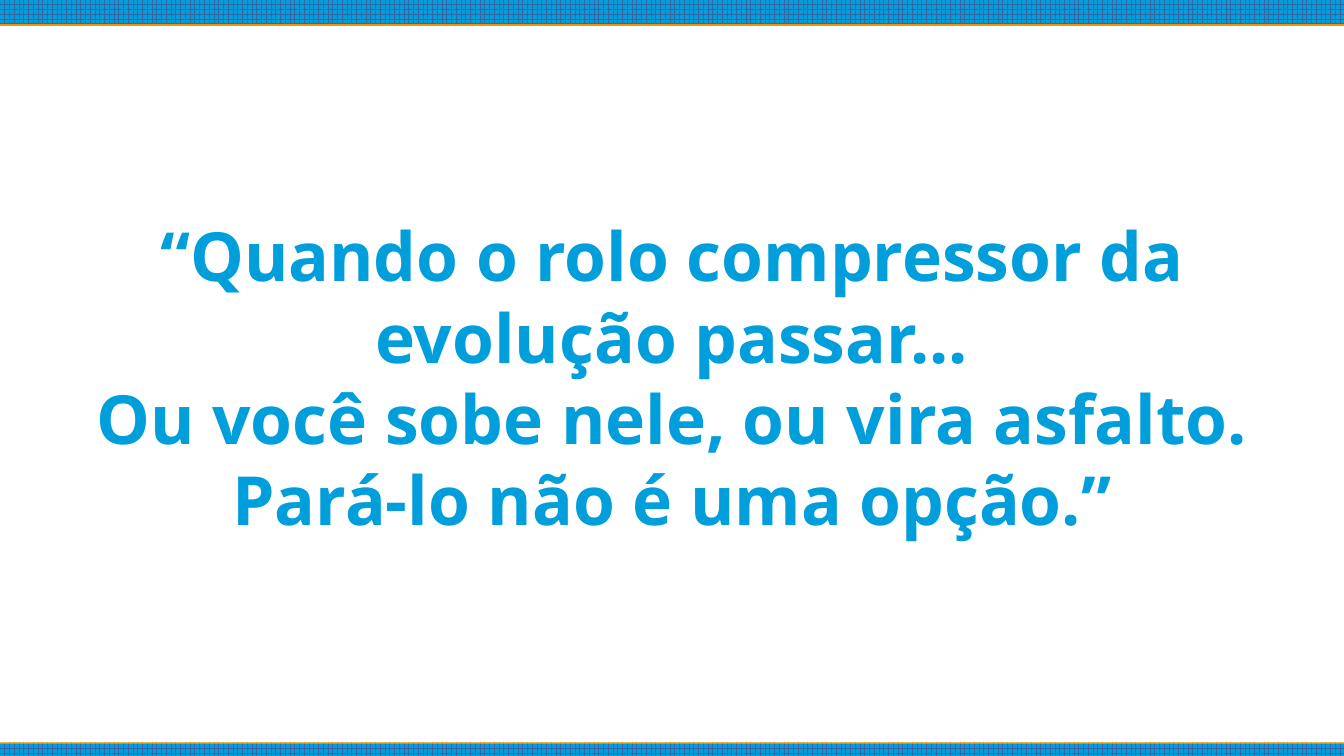
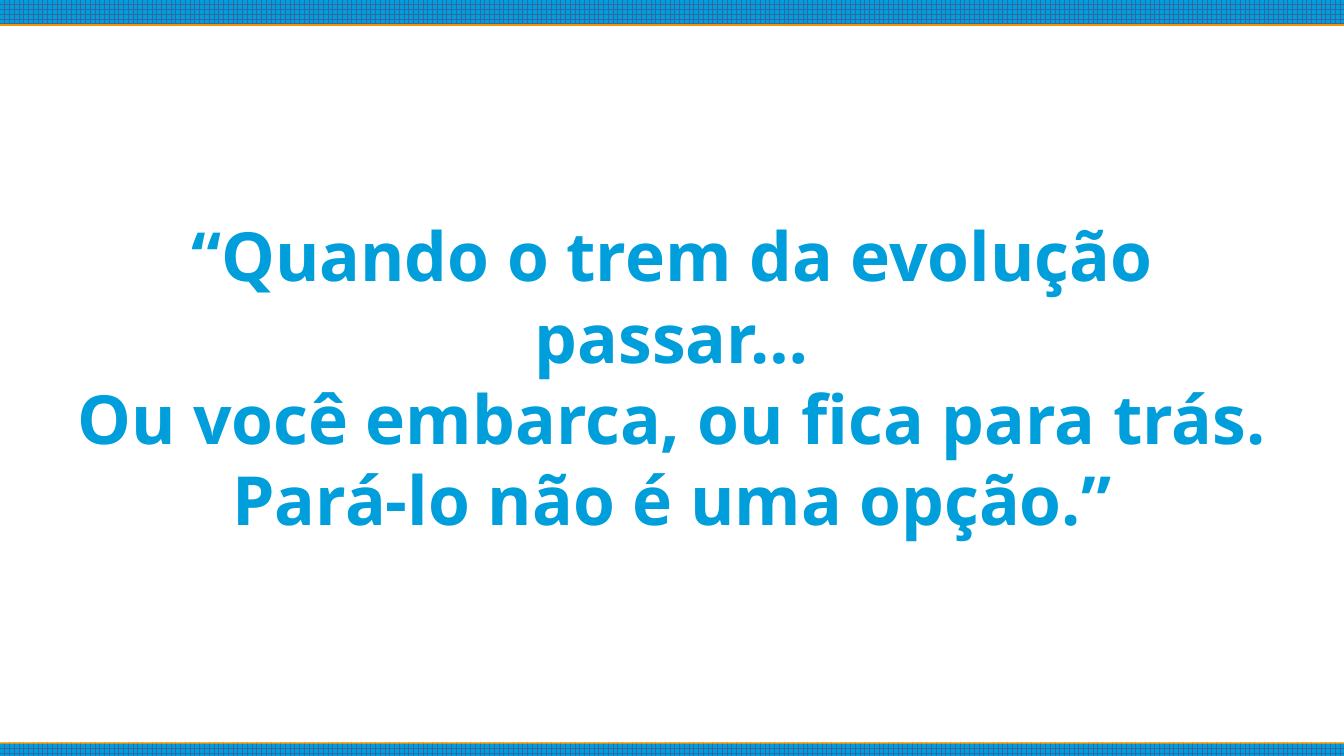
Before and after one commit to pedrosiqueira/ifmsjs, a slide deck: slide 5 of sveltekit-avançado/LLMs.odp. Drawn at 1344x756 pixels with LibreOffice and Linux fonts; fonts in the diff are those of the drawing. Boxes give left, top, right and bottom in pixels: in the first picture for what was removed or moved away, otherwise in the second. Text is boxed around its words. In the diff, an @@ line names an element or a change of style, - is before the commit and + after.

```diff
--- a/sveltekit-avançado/LLMs.odp
+++ b/sveltekit-avançado/LLMs.odp
@@ subtitle at (x1=77, y1=229, x2=1266, y2=461): text changed @@
-“Quando o rolo compressor da evolução passar...
-Ou você sobe nele, ou vira asfalto.
+“Quando o trem da evolução passar…
+Ou você embarca, ou fica para trás.
```
Also in this commit, not shown: 1 slide added, 5 other files.
